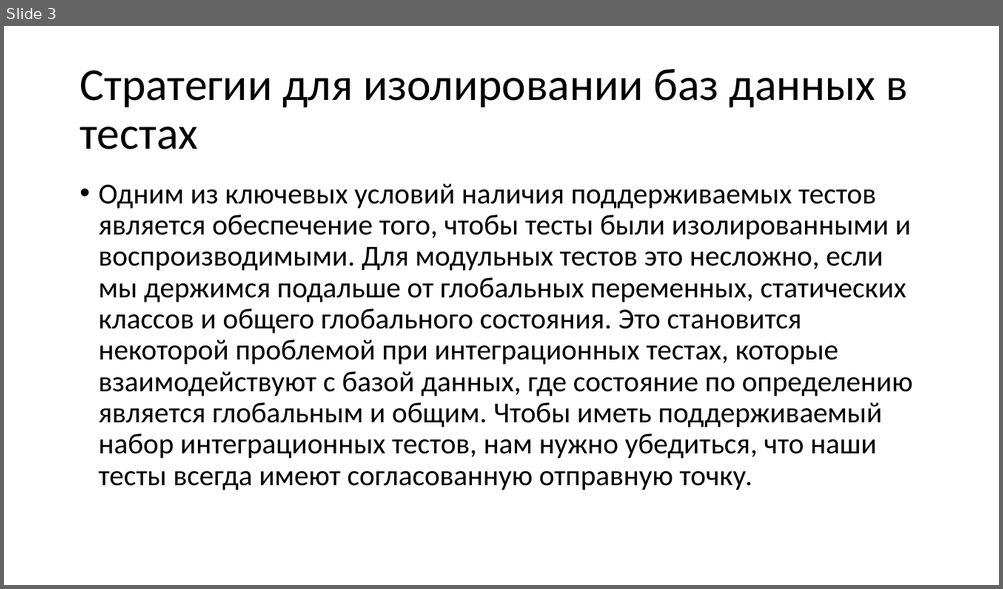
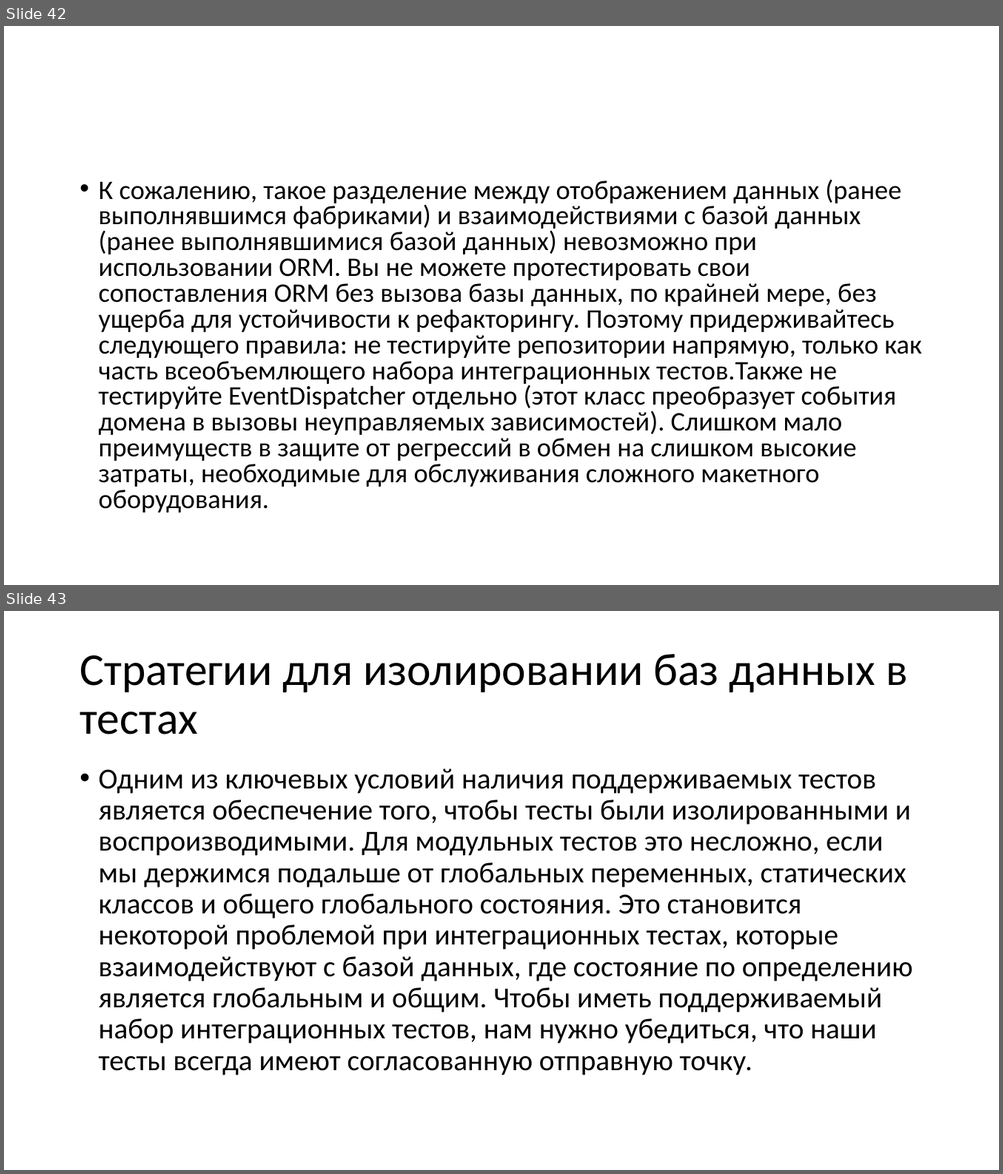
Before and after one commit to Sa1Gur/DbTest.Containers, a slide deck: DbaseTesting.pptx. Shown one above the other, each under a label of ours: slide 3 before the commit, slides 42 and 43 after it. The pictures are 1003x589 and 1003x1174 pixels, drawn with LibreOffice and Linux fonts; fonts in the diff are those of the drawing. Boxes give left, top, right and bottom in pixels: in the first picture for what was removed or moved away, otherwise in the second. Text is boxed around its words. In the diff, an @@ line names an element or a change of style, - is before the commit and + after.

```diff
--- a/DbaseTesting.pptx
+++ b/DbaseTesting.pptx
@@ slide 42 added at [4,26,999,585], background #FFFFFF @@
@@ text added at [99,179,921,513], 25.9 pt, text #000000 @@
+• К сожалению, такое разделение между отображением данных (ранее выполнявшимся фабриками) и взаимодействиями с базой данных (ранее выполнявшимися базой данных) невозможно при использовании ORM. Вы не можете протестировать свои сопоставления ORM без вызова базы данных, по крайней мере, без ущерба для устойчивости к рефакторингу. Поэтому придерживайтесь следующего правила: не тестируйте репозитории напрямую, только как часть всеобъемлющего набора интеграционных тестов.Также не тестируйте EventDispatcher отдельно (этот класс преобразует события домена в вызовы неуправляемых зависимостей). Слишком мало преимуществ в защите от регрессий в обмен на слишком высокие затраты, необходимые для обслуживания сложного макетного оборудования.
@@ what was slide 3 is now slide 43 @@
```
Also in this commit, not shown: 1 slide changed, 39 other slides added.
